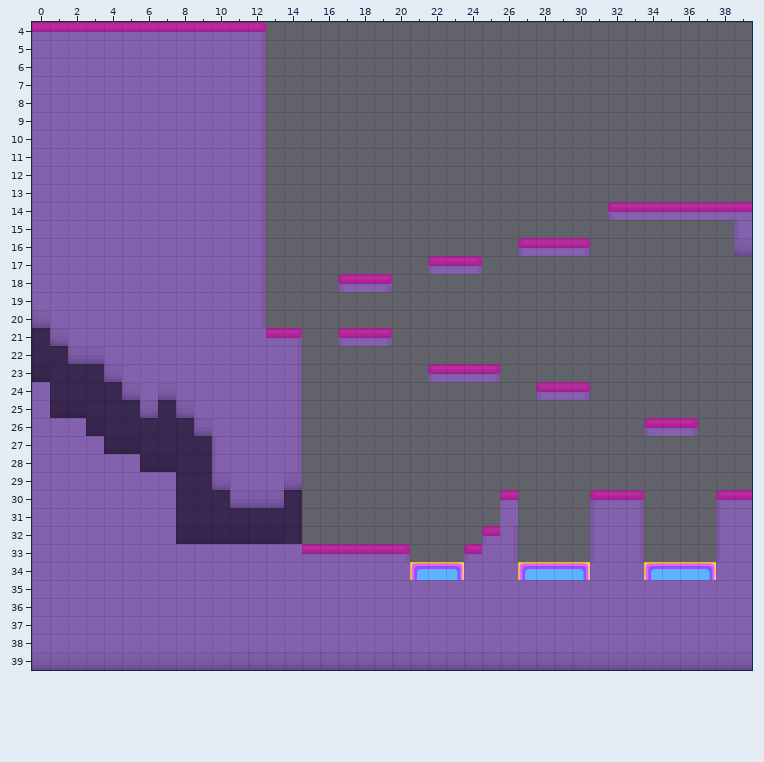
Level history. Tiled map: GXPEngine2023c/GXPEngine/bin/Debug/Level 0.tmx. This is how it looked before the edit.
Cells are 64x64 px. Shown: x 0..39, y 4..39.
And afterwards:
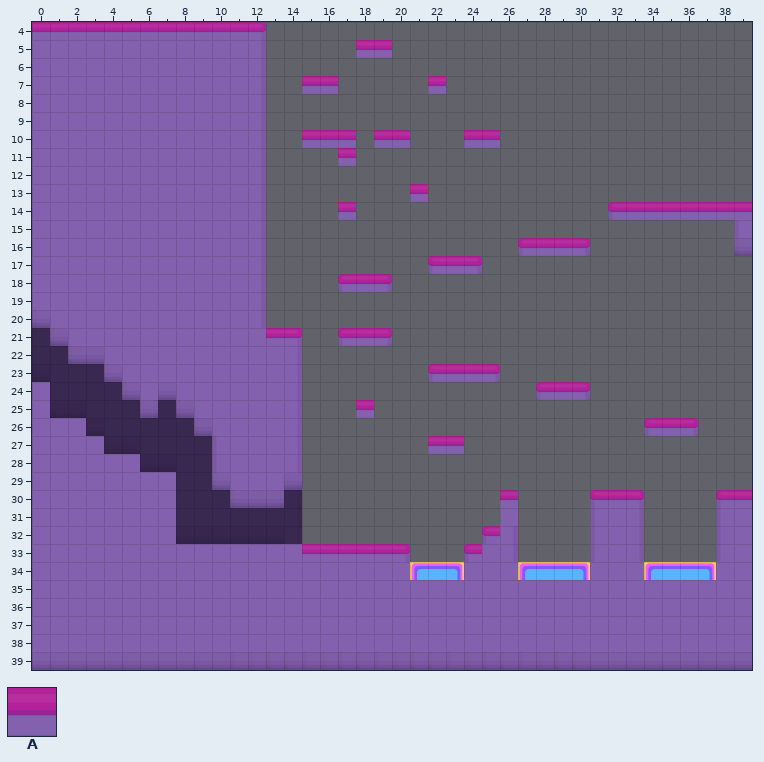
Key: from "Tileset": A 1.
_ is an empty cell, . an unchanged one.
Edits made:
--- layer "TileLayer"
@@ x 18..19 @@
- 5 __
+ 5 AA
@@ x 15..22 @@
- 7 __....._
+ 7 AA.....A
@@ x 15..25 @@
-10 ___.__...__
-11 .._........
+10 AAA.AA...AA
+11 ..A........
@@ x 17..21 @@
-13 ...._
-14 _....
+13 ....A
+14 A....
@@ x 18..18 @@
-25 _
+25 A
@@ x 22..23 @@
-27 __
+27 AA
